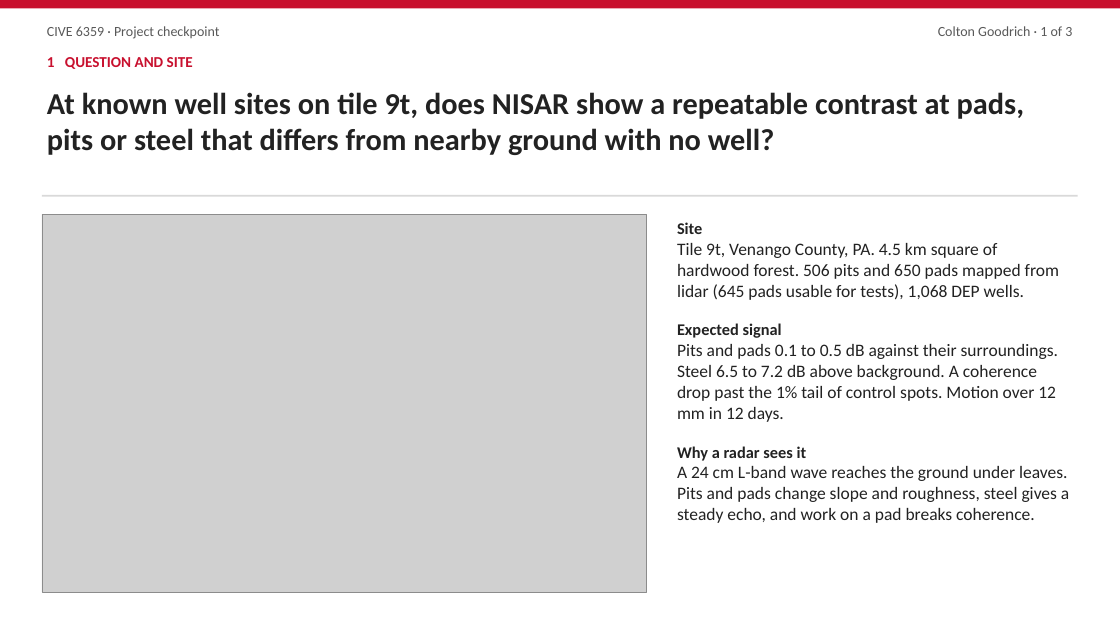
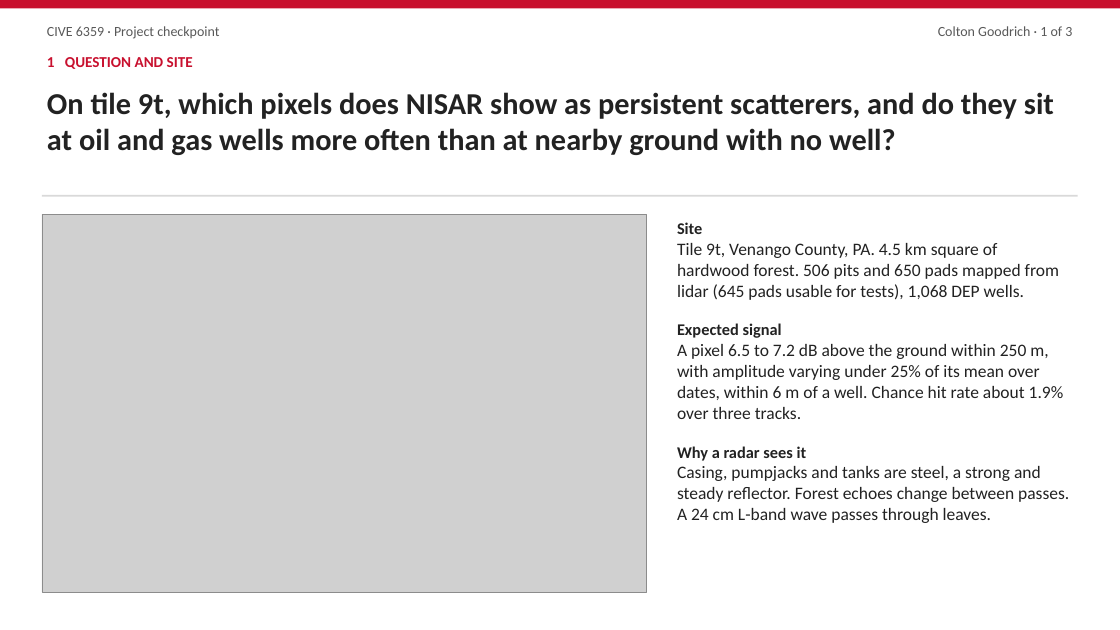
Before and after one commit to clgoodrich/lidar_project, a slide deck: slide 1 of nisar/writeup/nisar_checkpoint_slides_design_9t.pptx. Drawn at 1120x630 pixels with LibreOffice and Linux fonts; fonts in the diff are those of the drawing; grey boxes stand for pictures. Boxes give left, top, right and bottom in pixels: in the first picture for what was removed or moved away, otherwise in the second. Text is boxed around its words. In the diff, an @@ line names an element or a change of style, - is before the commit and + after.

```diff
--- a/nisar/writeup/nisar_checkpoint_slides_design_9t.pptx
+++ b/nisar/writeup/nisar_checkpoint_slides_design_9t.pptx
@@ text at [47,92,1054,155]: text changed @@
-At known well sites on tile 9t, does NISAR show a repeatable contrast at pads, pits or steel that differs from nearby ground with no well?
+On tile 9t, which pixels does NISAR show as persistent scatterers, and do they sit at oil and gas wells more often than at nearby ground with no well?
@@ text at [677,344,1064,419]: text changed @@
-Pits and pads 0.1 to 0.5 dB against their surroundings. Steel 6.5 to 7.2 dB above background. A coherence drop past the 1% tail of control spots. Motion over 12 mm in 12 days.
+A pixel 6.5 to 7.2 dB above the ground within 250 m, with amplitude varying under 25% of its mean over dates, within 6 m of a well. Chance hit rate about 1.9% over three tracks.
@@ text at [677,466,1069,523]: text changed @@
-A 24 cm L-band wave reaches the ground under leaves. Pits and pads change slope and roughness, steel gives a steady echo, and work on a pad breaks coherence.
+Casing, pumpjacks and tanks are steel, a strong and steady reflector. Forest echoes change between passes. A 24 cm L-band wave passes through leaves.
```
Also in this commit, not shown: 1 other slide changed, 2 other files.
